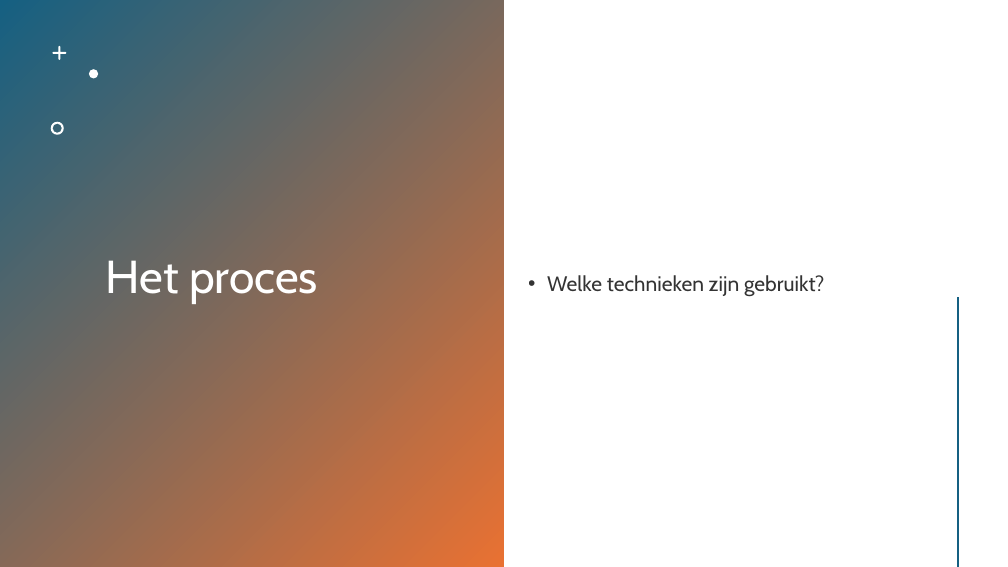
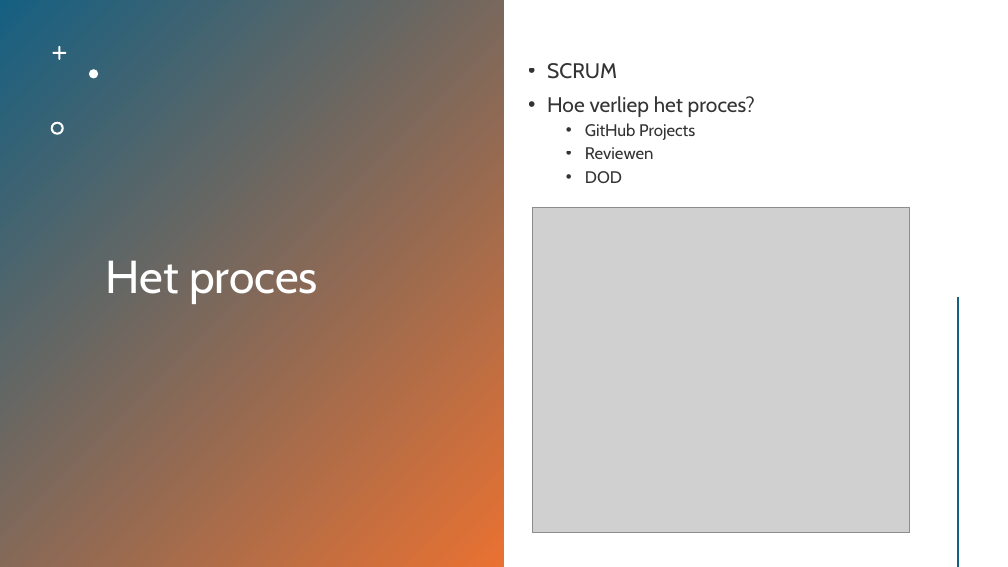
Before and after one commit to HANICA-DWA/project-sep23-klipspringer, a slide deck: slide 5 of groepsdocumenten/Presentatie - BKS.pptx. Drawn at 1008x567 pixels with LibreOffice and Linux fonts; fonts in the diff are those of the drawing; grey boxes stand for pictures. Boxes give left, top, right and bottom in pixels: in the first picture for what was removed or moved away, otherwise in the second. Text is boxed around its words. In the diff, an @@ line names an element or a change of style, - is before the commit and + after.

```diff
--- a/groepsdocumenten/Presentatie - BKS.pptx
+++ b/groepsdocumenten/Presentatie - BKS.pptx
@@ text at bbox=[547, 63, 755, 183]: text changed @@
-• Welke technieken zijn gebruikt?
+• SCRUM
+• Hoe verliep het proces?
+  • GitHub Projects
+  • Reviewen
+  • DOD
@@ picture added at bbox=[532, 208, 909, 532] @@
```
